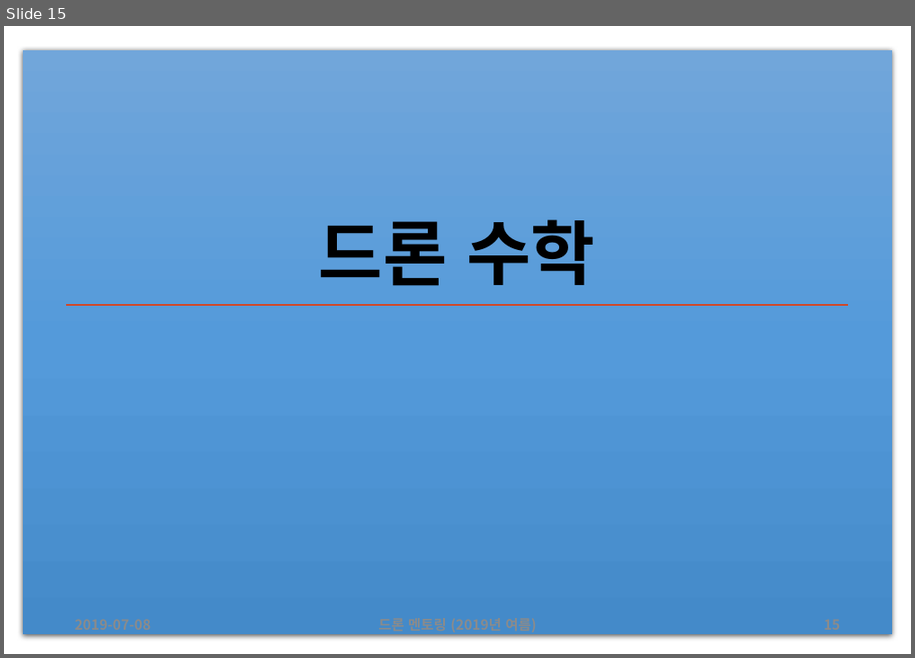
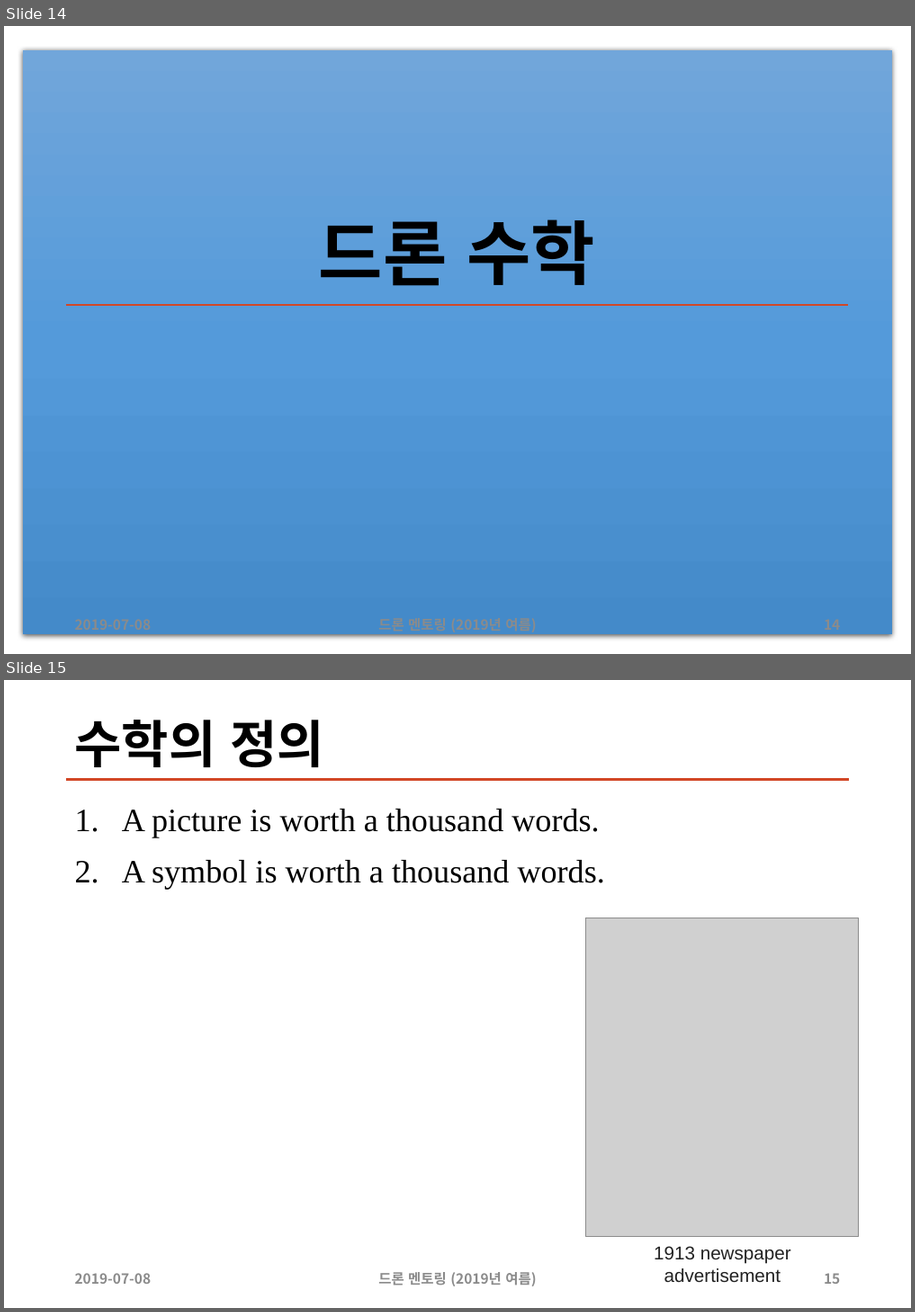
Before and after one commit to sunabove/drone_mentoring, a slide deck: 200 드론 멘토링 자율 비행 이론 V1.1.pptx. Shown one above the other, each under a label of ours: slide 15 before the commit, slides 14 and 15 after it. The pictures are 915x658 and 915x1312 pixels, drawn with LibreOffice and Linux fonts; fonts in the diff are those of the drawing; grey boxes stand for pictures. Boxes give left, top, right and bottom in pixels: in the first picture for what was removed or moved away, otherwise in the second. Text is boxed around its words. In the diff, an @@ line names an element or a change of style, - is before the commit and + after.

```diff
--- a/200 드론 멘토링 자율 비행 이론 V1.1.pptx
+++ b/200 드론 멘토링 자율 비행 이론 V1.1.pptx
@@ slide 15 added at [4, 680, 911, 1308], background #FFFFFF @@
@@ title added at [75, 720, 324, 767], 44 pt, text #000000, bold @@
+수학의 정의
@@ line added from (66, 780) to (849, 780), #D24726 2 pt @@
@@ text added at [122, 809, 605, 889], 28 pt, text #000000 @@
+1. A picture is worth a thousand words.
+2. A symbol is worth a thousand words.
@@ picture added at [586, 918, 859, 1237] @@
@@ text added at [654, 1246, 792, 1282], 16 pt, text #222222 @@
+1913 newspaper advertisement
@@ text added at [75, 1273, 152, 1284], 12 pt, text #8C8C8C, bold @@
+2019-07-08
@@ text added at [378, 1272, 536, 1287], 12 pt, text #8C8C8C, bold @@
+드론 멘토링 (2019년 여름)
@@ page number added at [824, 1273, 840, 1284], 12 pt, text #8C8C8C, bold @@
+15
@@ what was slide 15 is now slide 14 @@
```
Also in this commit, not shown: 4 other files.
